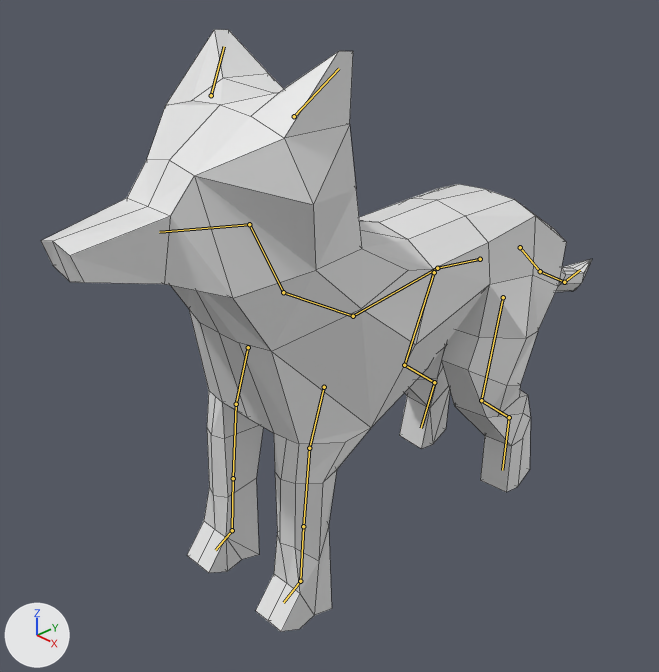
Two versions of the Blender file art/model/wolf_model_0.1.blend, one commit apart.
Before and after are seen from a 50 mm camera at (9.64, -10.49, 6.29) aimed at (-0.49, -0.84, -0.67). Lighting does not change. The marker at lower left points along +X, +Y and +Z. The bones that bend it are drawn over the model as lines. Mesh edges are drawn as thin lines.

Objects in the first picture: 'wolfmesh'.
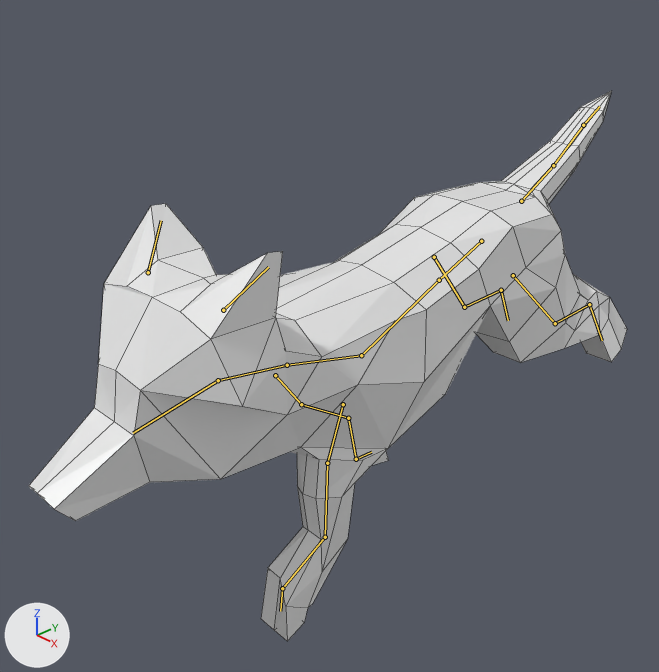
The newer file adds an action. The first version stands in its rest pose; the second is drawn at frame 3 of the action 'land'.

What differs and where, as boxes [x1, y1, x2, y2] in the pictures (659 x 672 px):
'wolfmesh', posed (9% wider, 9% shorter)
    before: [41, 29, 592, 632]
    after: [29, 91, 627, 641]
bone 'spine1.origin', root to tip
    before: (480, 259) to (437, 268)
    after: (481, 241) to (439, 280)
bone 'spine2', root to tip
    before: (437, 268) to (353, 316)
    after: (439, 280) to (361, 355)
bone 'neck', root to tip
    before: (283, 292) to (249, 224)
    after: (287, 365) to (218, 380)
bone 'head', root to tip
    before: (249, 224) to (159, 232)
    after: (218, 380) to (133, 433)
bone 'ear.l', root to tip
    before: (294, 116) to (339, 68)
    after: (223, 310) to (268, 267)
bone 'ear.r', root to tip
    before: (211, 95) to (224, 46)
    after: (148, 272) to (161, 220)
bone 'frontleg1.l', root to tip
    before: (324, 387) to (309, 448)
    after: (343, 404) to (327, 463)
bone 'frontleg2.l', root to tip
    before: (309, 448) to (303, 526)
    after: (327, 463) to (325, 537)
bone 'frontleg3.l', root to tip
    before: (303, 526) to (300, 581)
    after: (325, 537) to (282, 588)
bone 'frontpaw.l', root to tip
    before: (300, 581) to (283, 602)
    after: (282, 588) to (280, 611)
bone 'frontleg1.r', root to tip
    before: (248, 347) to (236, 404)
    after: (275, 375) to (301, 404)
bone 'frontleg2.r', root to tip
    before: (236, 404) to (233, 478)
    after: (301, 404) to (348, 418)
bone 'frontleg3.r', root to tip
    before: (233, 478) to (232, 530)
    after: (348, 418) to (356, 459)
bone 'frontpaw.r', root to tip
    before: (232, 530) to (215, 550)
    after: (356, 459) to (371, 452)
bone 'hindleg1.l', root to tip
    before: (503, 297) to (481, 400)
    after: (513, 275) to (555, 323)
bone 'hindleg2.l', root to tip
    before: (481, 400) to (509, 417)
    after: (555, 323) to (589, 304)
bone 'tail1', root to tip
    before: (520, 247) to (540, 271)
    after: (521, 201) to (553, 165)
bone 'tail2', root to tip
    before: (540, 271) to (564, 282)
    after: (553, 165) to (583, 125)
bone 'tail3', root to tip
    before: (564, 282) to (580, 270)
    after: (583, 125) to (599, 106)
bone 'hindleg1.r', root to tip
    before: (434, 272) to (404, 365)
    after: (434, 257) to (464, 307)
bone 'hindleg2.r', root to tip
    before: (404, 365) to (434, 382)
    after: (464, 307) to (501, 290)
bone 'hindpaw.r', root to tip
    before: (434, 382) to (421, 428)
    after: (501, 290) to (508, 320)

What the commit changed:
Bone 'spine1.origin' (bone_spine1_origin) moves from (0.0, 0.0, 0.0) to (0.0, 0.05, -0.36).
Bone 'spine1.origin' (bone_spine1_origin) turns from (0, 0, 0) to (28, 0, 0) degrees about its own x, y and z.
Bone 'spine2' (bone_spine2) turns from (0, 0, 0) to (-13, 0, 0) degrees about its own x, y and z.
Bone 'neck' (bone_neck) turns from (0, 0, 0) to (38, 0, 0) degrees about its own x, y and z.
Bone 'head' (bone_head) turns from (0, 0, 0) to (-34, 0, 0) degrees about its own x, y and z.
Bone 'ear.l' (bone_ear_l) turns from (0, 0, 0) to (-22, -8, 5) degrees about its own x, y and z.
Bone 'ear.r' (bone_ear_r) turns from (0, 0, 0) to (-17, 6, -4) degrees about its own x, y and z.
Bone 'frontleg1.l' (bone_frontleg1_l) moves from (0.0, 0.0, 0.0) to (0.0, -0.75, 0.0).
Bone 'frontleg1.l' (bone_frontleg1_l) turns from (0, 0, 0) to (-17, 0, 0) degrees about its own x, y and z.
Bone 'frontleg2.l' (bone_frontleg2_l) turns from (0, 0, 0) to (5, 0, 0) degrees about its own x, y and z.
Bone 'frontleg3.l' (bone_frontleg3_l) turns from (0, 0, 0) to (-60, 0, 0) degrees about its own x, y and z.
Bone 'frontpaw.l' (bone_frontpaw_l) turns from (0, 0, 0) to (108, 0, 0) degrees about its own x, y and z.
Bone 'frontleg1.r' (bone_frontleg1_r) moves from (0.0, 0.0, 0.0) to (0.0, -0.48, 0.17).
Bone 'frontleg1.r' (bone_frontleg1_r) turns from (0, 0, 0) to (38, 0, 0) degrees about its own x, y and z.
Bone 'frontleg2.r' (bone_frontleg2_r) turns from (0, 0, 0) to (9, 0, 0) degrees about its own x, y and z.
Bone 'frontleg3.r' (bone_frontleg3_r) turns from (0, 0, 0) to (-46, 0, 0) degrees about its own x, y and z.
Bone 'frontpaw.r' (bone_frontpaw_r) turns from (0, 0, 0) to (129, 0, 0) degrees about its own x, y and z.
Bone 'hindleg1.l' (bone_hindleg1_l) moves from (0.0, 0.0, 0.0) to (0.0, -0.1, 0.03).
Bone 'hindleg1.l' (bone_hindleg1_l) turns from (0, 0, 0) to (34, 1, 4) degrees about its own x, y and z.
Bone 'hindleg2.l' (bone_hindleg2_l) turns from (0, 0, 0) to (-23, 0, 0) degrees about its own x, y and z.
Bone 'tail1' (bone_tail1) turns from (0, 0, 0) to (41, 0, 0) degrees about its own x, y and z.
Bone 'tail2' (bone_tail2) turns from (0, 0, 0) to (-7, 0, 0) degrees about its own x, y and z.
Bone 'tail3' (bone_tail3) turns from (0, 0, 0) to (-44, 0, 0) degrees about its own x, y and z.
Bone 'hindleg1.r' (bone_hindleg1_r) moves from (0.0, 0.0, 0.0) to (-0.03, -0.13, -0.25).
Bone 'hindleg1.r' (bone_hindleg1_r) turns from (0, 0, 0) to (29, -1, -3) degrees about its own x, y and z.
Bone 'hindleg2.r' (bone_hindleg2_r) turns from (0, 0, 0) to (-18, 0, 0) degrees about its own x, y and z.
Bone 'hindpaw.r' (bone_hindpaw_r) turns from (0, 0, 0) to (2, 0, 0) degrees about its own x, y and z.
